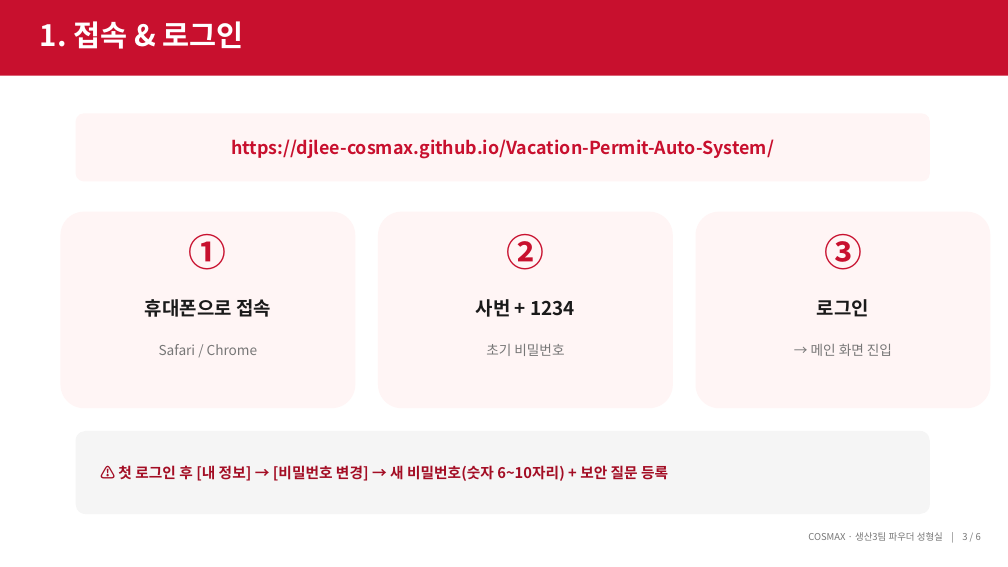
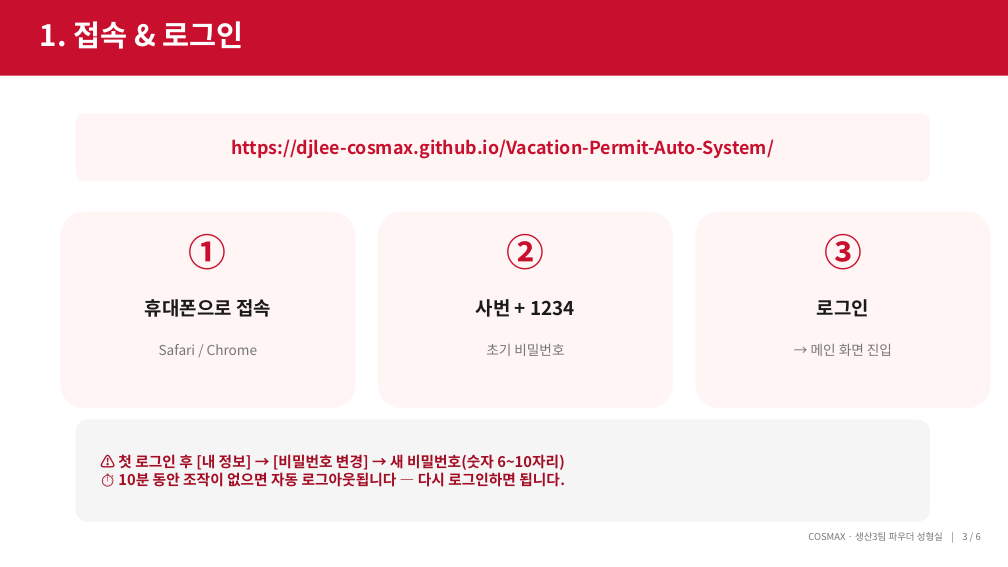
Before and after one commit to djlee-cosmax/Vacation-Permit-Auto-System, a slide deck: slide 3 of docs/휴가증 자동 반영 프로그램 안내 (작업자용).pptx. Drawn at 1008x567 pixels with LibreOffice and Linux fonts; fonts in the diff are those of the drawing. Boxes give left, top, right and bottom in pixels: in the first picture for what was removed or moved away, otherwise in the second. Text is boxed around its words. In the diff, an @@ line names an element or a change of style, - is before the commit and + after.

```diff
--- a/docs/휴가증 자동 반영 프로그램 안내 (작업자용).pptx
+++ b/docs/휴가증 자동 반영 프로그램 안내 (작업자용).pptx
@@ rounded rectangle: place and size @@
-rounded rectangle at (76,431,930,514)
+rounded rectangle at (76,420,930,522)
@@ text at (118,454,565,487): text changed @@
-⚠️ 첫 로그인 후 [내 정보] → [비밀번호 변경] → 새 비밀번호(숫자 6~10자리) + 보안 질문 등록
+⚠️ 첫 로그인 후 [내 정보] → [비밀번호 변경] → 새 비밀번호(숫자 6~10자리)
+⏱ 10분 동안 조작이 없으면 자동 로그아웃됩니다 — 다시 로그인하면 됩니다.
```
Also in this commit, not shown: 3 other slides changed, 4 other files.
